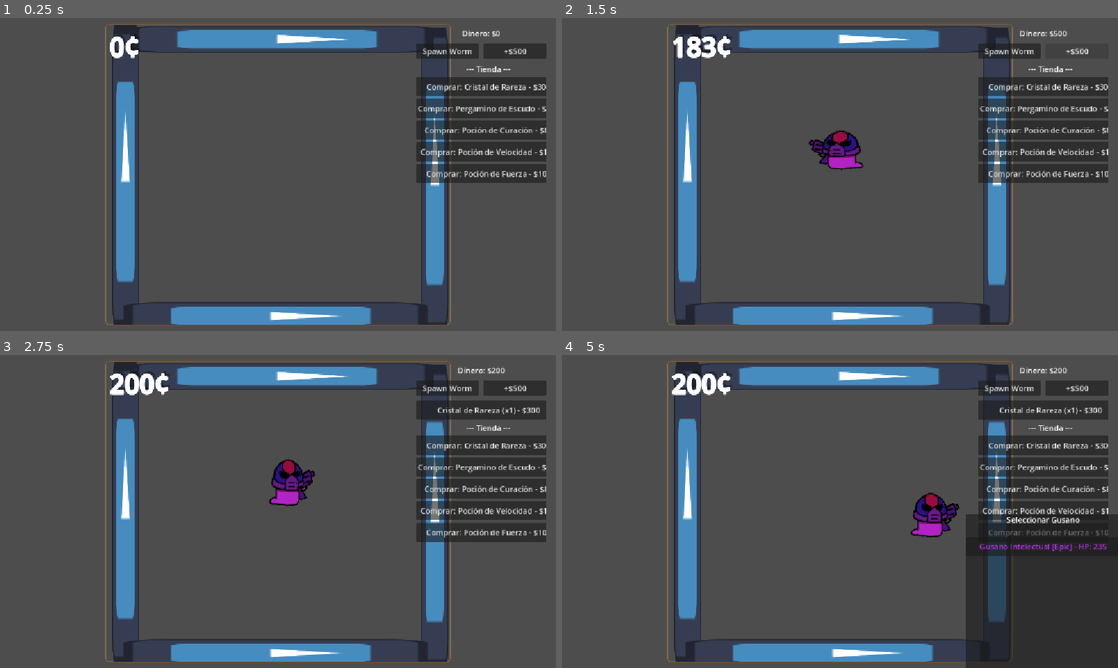
Above: before the commit, frames 1-4 (two rows, left to right).
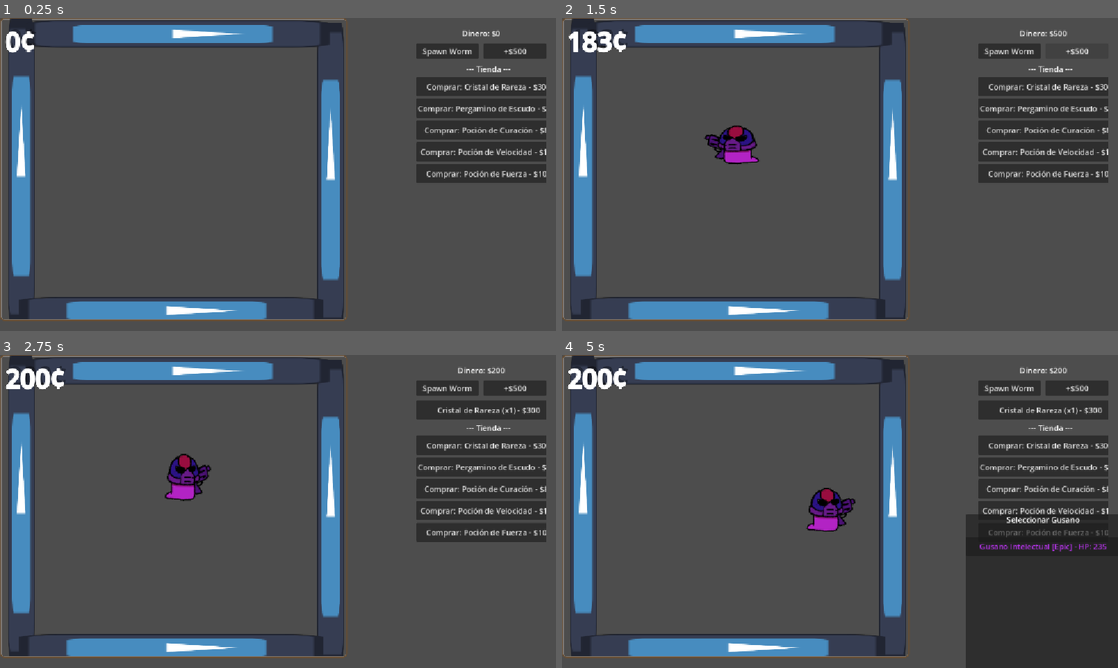
Above: after the commit, the same moments.

Repository: KingPandX/gusanos
Game: Godot game, scene res://main_screen/game_screen.tscn
The game is run twice, just before and just after one commit, with the same random seed, the same clock (stepped at 60 frames per second) and the same inputs. The engine's default icon, where the game draws it, is replaced by a stand-in: a white triangle on a blue panel in a dark square.
Inputs:
- Up to frame 1 (0.25 s): no input
- Up to frame 2 (1.5 s): click "Spawn Worm" at 0.5 s; click "+$500" at 1.25 s
- Up to frame 3 (2.75 s): click "Comprar: Cristal de Rareza - …" at 2 s
- Up to frame 4 (5 s): click "Cristal de Rareza (x1) - $300" at 2.75 s; click "Comprar: Cristal de Rareza - …" at 3.5 s; click "Comprar: Poción de Curación -…" at 4.25 s

The runs differ from the first frame. In frame 1, 20% of the frame differs, in the area x 0-82%, y 0-99%; in frame 2, 22%; in frame 3, 22%; in frame 4, 21%.

Commit message:
fix: keep combat zone at editor-assigned position
- Remove auto-centering and resize logic
- Combat box stays where placed in editor

Diff:
--- a/main_screen/game_screen.gd
+++ b/main_screen/game_screen.gd
@@ -2,41 +2,6 @@
 
 @onready var combat_box : PanelContainer = $CombatBox
 
-var is_centered : bool = true
-var center_pos : Vector2
-
-const FULL_SIZE = Vector2(720, 627)
-const SCALE_DOWN = 0.45
-const CORNER_MARGIN = 10.0
-
 func _ready() -> void:
 	combat_box.pivot_offset = Vector2.ZERO
-	_update_center_pos()
-	combat_box.position = center_pos
 	combat_box.scale = Vector2.ONE
-	get_viewport().size_changed.connect(_on_resize)
-
-func _on_resize() -> void:
-	_update_center_pos()
-	if is_centered:
-		combat_box.position = center_pos
-
-func _update_center_pos() -> void:
-	center_pos = (get_viewport_rect().size - FULL_SIZE) / 2
-
-func _get_corner_pos() -> Vector2:
-	var viewport_size = get_viewport_rect().size
-	var scaled_size = FULL_SIZE * SCALE_DOWN
-	return Vector2(
-		viewport_size.x - scaled_size.x - CORNER_MARGIN,
-		viewport_size.y - scaled_size.y - CORNER_MARGIN
-	)
-
-func set_centered(centered: bool) -> void:
-	is_centered = centered
-	var target_pos = center_pos if is_centered else _get_corner_pos()
-	var target_scale = Vector2.ONE if is_centered else Vector2(SCALE_DOWN, SCALE_DOWN)
-
-	var tween = create_tween().set_parallel(true)
-	tween.tween_property(combat_box, "position", target_pos, 0.5).set_trans(Tween.TRANS_CUBIC).set_ease(Tween.EASE_IN_OUT)
-	tween.tween_property(combat_box, "scale", target_scale, 0.5).set_trans(Tween.TRANS_CUBIC).set_ease(Tween.EASE_IN_OUT)
